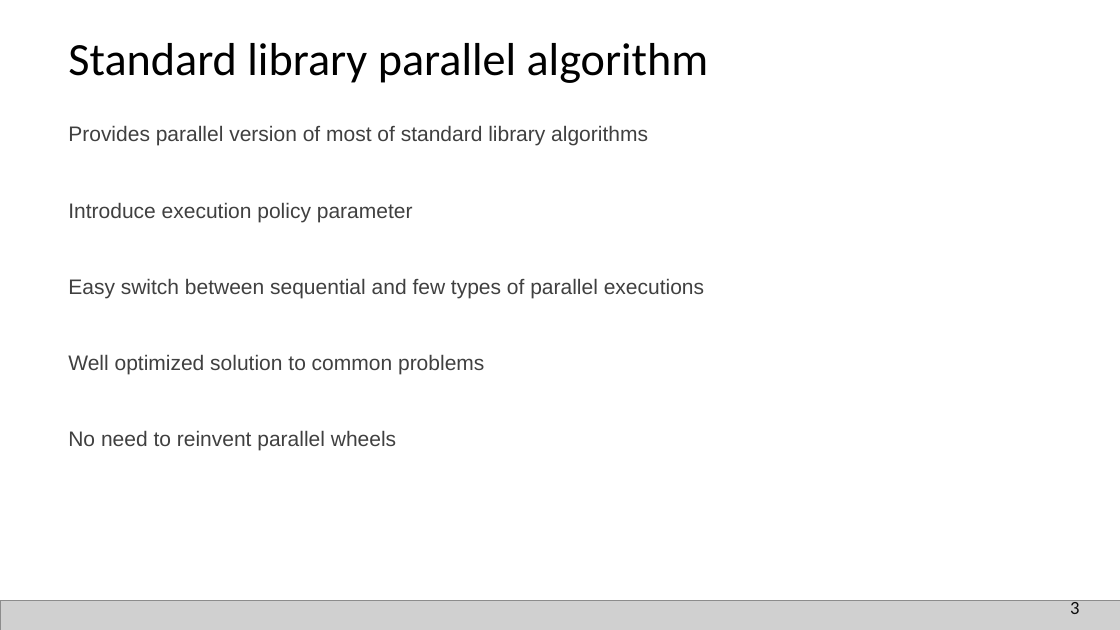
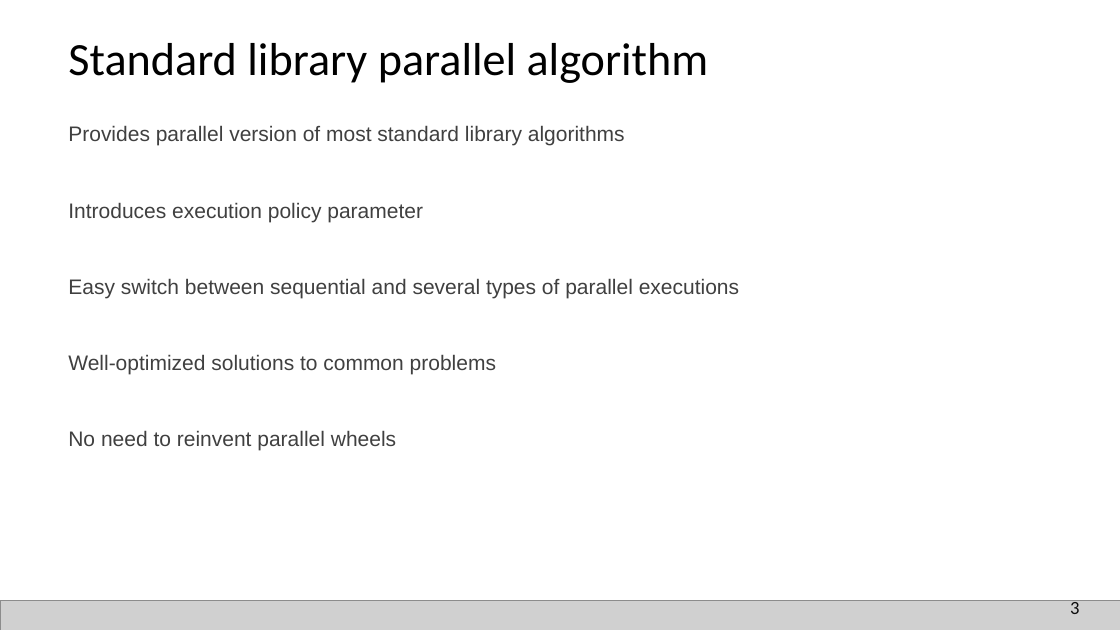
Before and after one commit to EmptySquareBubble/StoriesFromAParallelUniverse-, a slide deck: slide 4 of stories_from_a_paralel_universe.pptx. Drawn at 1120x630 pixels with LibreOffice and Linux fonts; fonts in the diff are those of the drawing; grey boxes stand for pictures. Boxes give left, top, right and bottom in pixels: in the first picture for what was removed or moved away, otherwise in the second. Text is boxed around its words. In the diff, an @@ line names an element or a change of style, - is before the commit and + after.

Commit message:
grammar

```diff
--- a/stories_from_a_paralel_universe.pptx
+++ b/stories_from_a_paralel_universe.pptx
@@ text at bbox=[68, 125, 739, 374]: text changed @@
-  Provides parallel version of most of standard library algorithms
-  Introduce execution policy parameter
-  Easy switch between sequential and few types of parallel executions
-  Well optimized solution to common problems
+  Provides parallel version of most standard library algorithms
+  Introduces execution policy parameter
+  Easy switch between sequential and several types of parallel executions
+  Well-optimized solutions to common problems
```
Also in this commit, not shown: 14 other slides changed.
